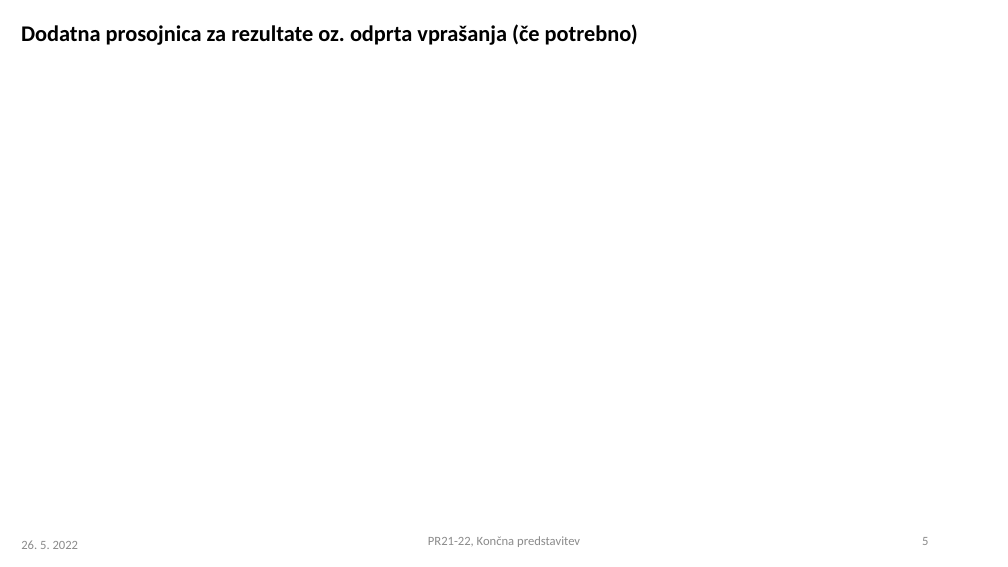
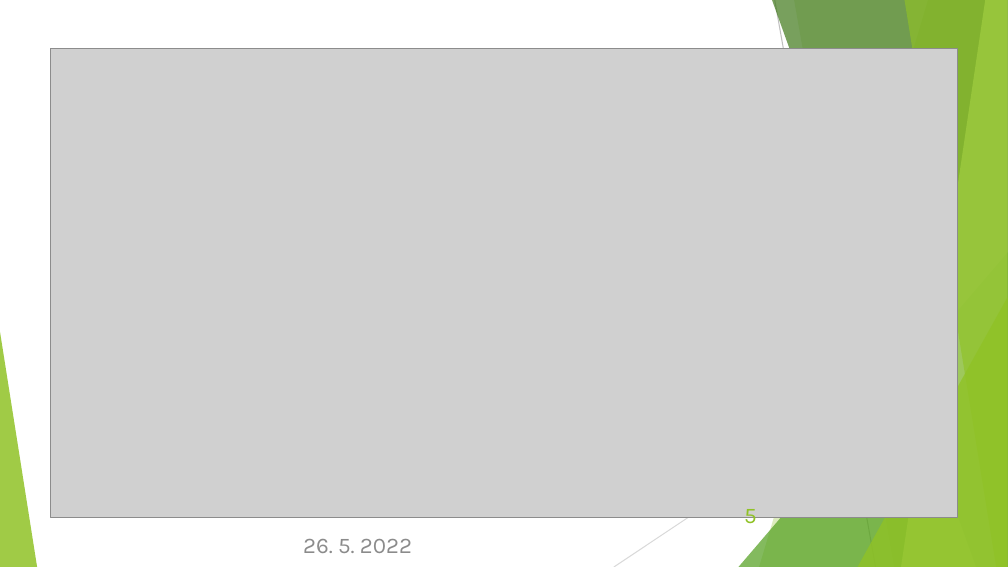
Before and after one commit to SerugaDavid/PR21DSZHMM, a slide deck: slide 5 of predstavitve/PR2021-22_koncna_01.pptx. Drawn at 1008x567 pixels with LibreOffice and Linux fonts; fonts in the diff are those of the drawing; grey boxes stand for pictures. Boxes give left, top, right and bottom in pixels: in the first picture for what was removed or moved away, otherwise in the second. Text is boxed around its words. In the diff, an @@ line names an element or a change of style, - is before the commit and + after.

Commit message:
Koncna predstavitev, povečan font na slikah

```diff
--- a/predstavitve/PR2021-22_koncna_01.pptx
+++ b/predstavitve/PR2021-22_koncna_01.pptx
@@ title removed at box(21, 24, 638, 45) @@
-Dodatna prosojnica za rezultate oz. odprta vprašanja (če potrebno)
@@ picture added at box(50, 49, 957, 518) @@
@@ group added at box(0, 0, 1008, 567): 5 freeform shapes, 3 triangles, 2 lines @@
@@ page number: place and size @@
-page number at box(922, 537, 928, 545)
+page number at box(744, 509, 757, 529)
@@ page number at box(744, 509, 757, 529): size 9 to 16 pt, font Calibri to Karla, text colour #8C8C8C to #90C226 @@
@@ text "26. 5. 2022" at box(303, 539, 412, 553): size 9 to 16 pt, font Calibri to Karla; alignment left to right @@
@@ text removed at box(428, 536, 580, 547) @@
-PR21-22, Končna predstavitev
```
Also in this commit, not shown: 4 other slides changed, 9 other files.
